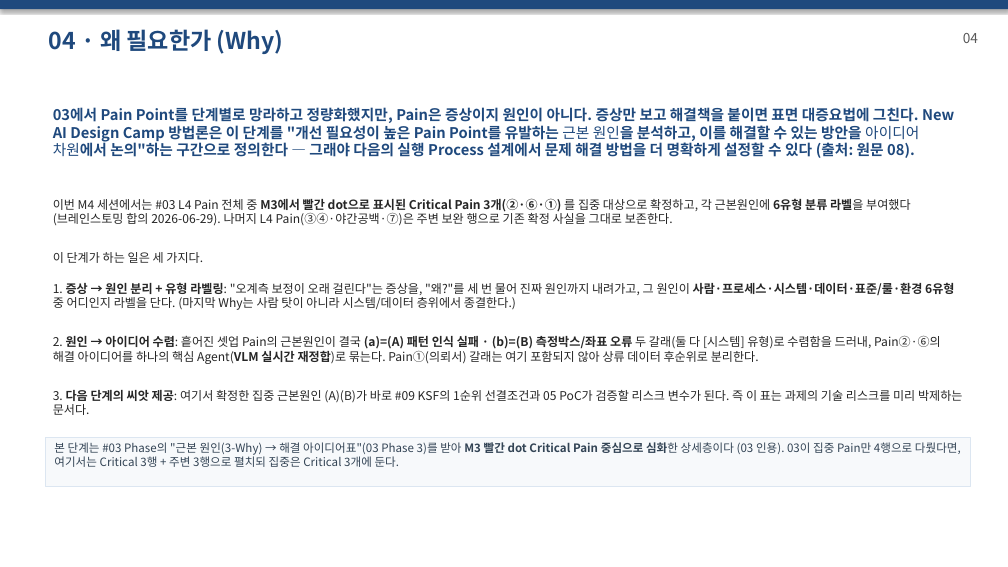
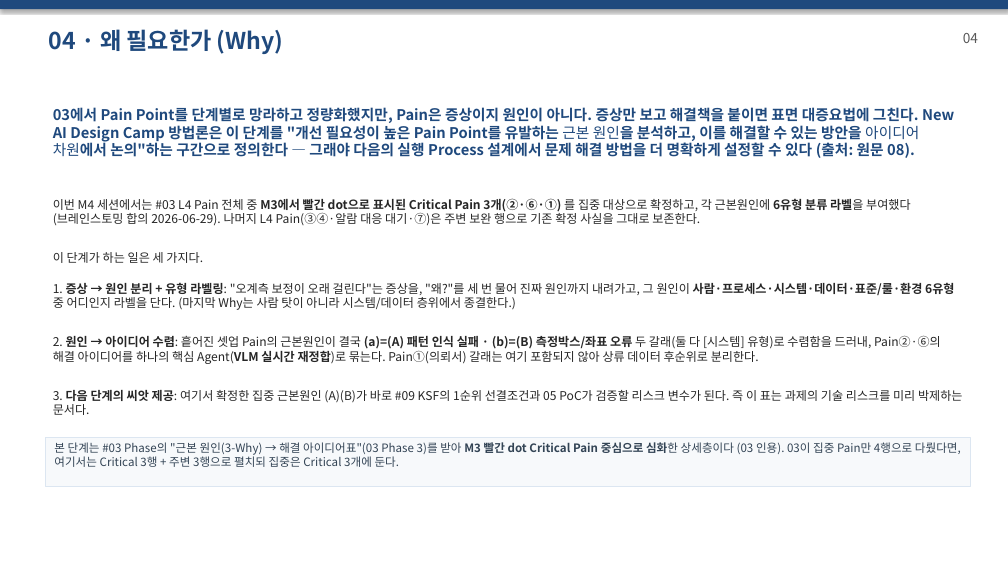
Before and after one commit to DarrenKoi/pm_notes, a slide deck: slide 26 of my-task/AIX_POC/프로젝트_smart_align_agent/07-적용_CDSEM_실행기획_세트.pptx. Drawn at 1008x567 pixels with LibreOffice and Linux fonts; fonts in the diff are those of the drawing. Boxes give left, top, right and bottom in pixels: in the first picture for what was removed or moved away, otherwise in the second. Text is boxed around its words. In the diff, an @@ line names an element or a change of style, - is before the commit and + after.

```diff
--- a/my-task/AIX_POC/프로젝트_smart_align_agent/07-적용_CDSEM_실행기획_세트.pptx
+++ b/my-task/AIX_POC/프로젝트_smart_align_agent/07-적용_CDSEM_실행기획_세트.pptx
@@ text at bbox=[53, 198, 911, 225]: text changed @@
-이번 M4 세션에서는 #03 L4 Pain 전체 중 M3에서 빨간 dot으로 표시된 Critical Pain 3개(②·⑥·①) 를 집중 대상으로 확정하고, 각 근본원인에 6유형 분류 라벨을 부여했다 (브레인스토밍 합의 2026-06-29). 나머지 L4 Pain(③④·야간공백·⑦)은 주변 보완 행으로 기존 확정 사실을 그대로 보존한다.
+이번 M4 세션에서는 #03 L4 Pain 전체 중 M3에서 빨간 dot으로 표시된 Critical Pain 3개(②·⑥·①) 를 집중 대상으로 확정하고, 각 근본원인에 6유형 분류 라벨을 부여했다 (브레인스토밍 합의 2026-06-29). 나머지 L4 Pain(③④·알람 대응 대기·⑦)은 주변 보완 행으로 기존 확정 사실을 그대로 보존한다.
```
Also in this commit, not shown: 9 other slides changed, 13 other files.
